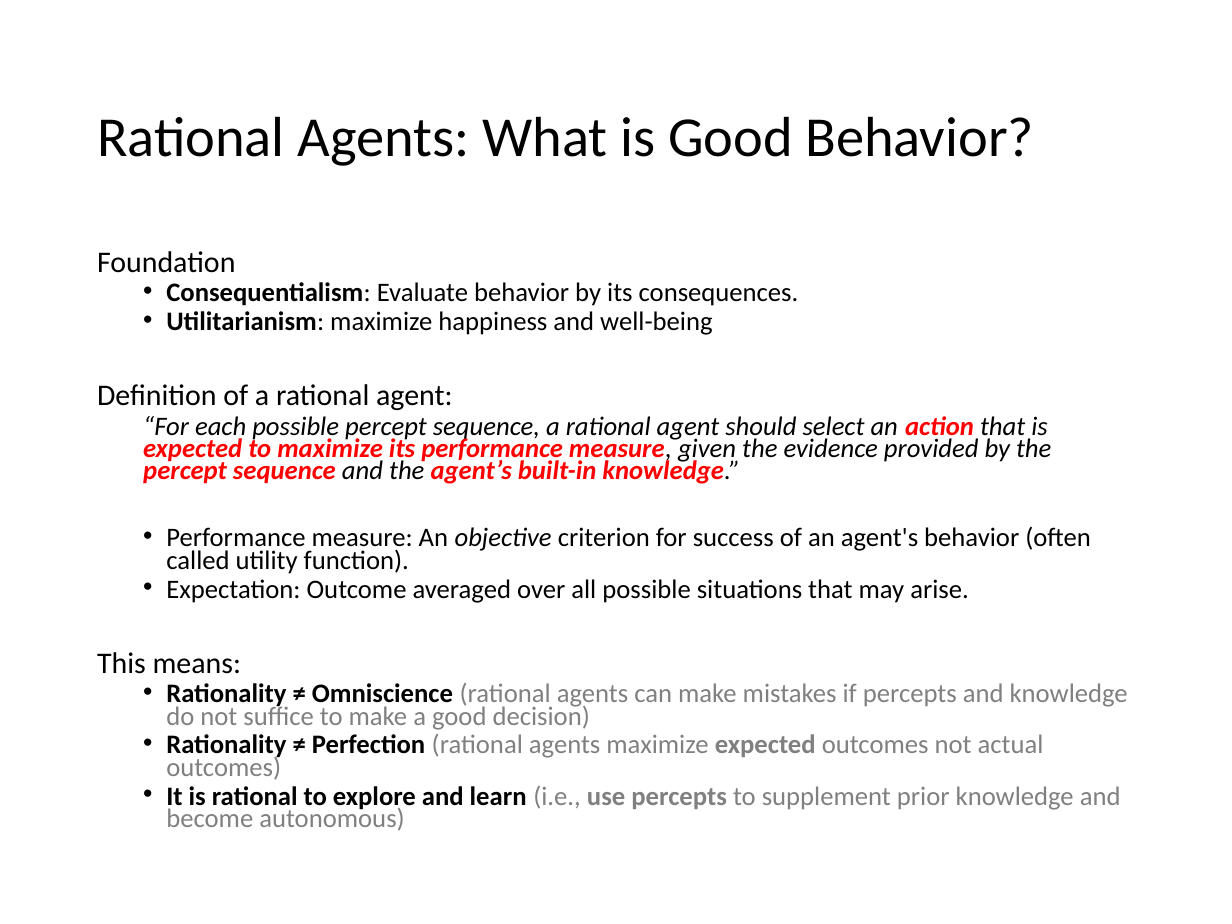
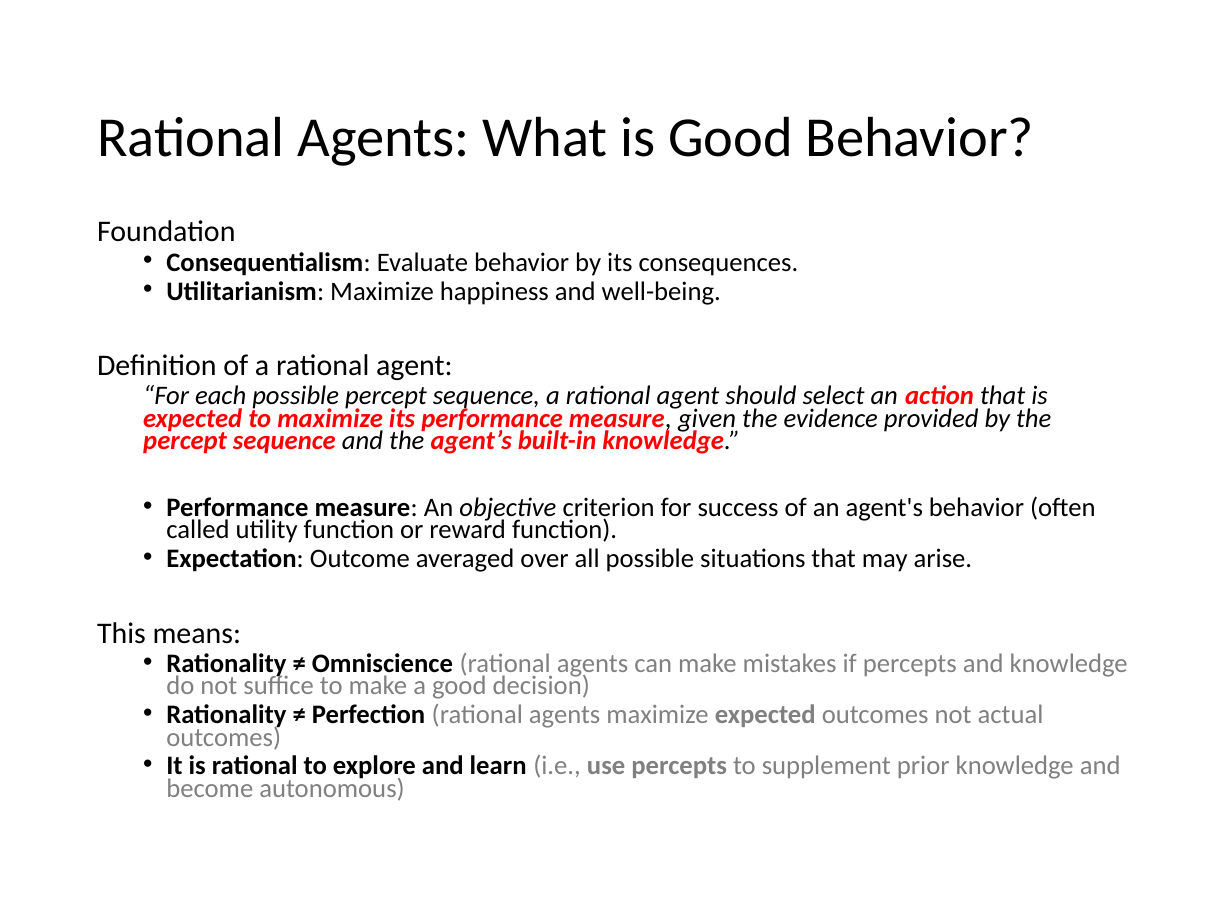
Before and after one commit to mhahsler/CS7320-AI, a slide deck: slide 8 of slides/02_agents.pptx. Drawn at 1232x924 pixels with LibreOffice and Linux fonts; fonts in the diff are those of the drawing. Boxes give left, top, right and bottom in pixels: in the first picture for what was removed or moved away, otherwise in the second. Text is boxed around its words. In the diff, an @@ line names an element or a change of style, - is before the commit and + after.

```diff
--- a/slides/02_agents.pptx
+++ b/slides/02_agents.pptx
@@ text "Foundation": place and size @@
-text "Foundation" at (97, 251, 1128, 830)
+text "Foundation" at (97, 220, 1128, 800)
@@ text at (166, 281, 721, 305): text changed @@
-  • Utilitarianism: maximize happiness and well-being
+  • Utilitarianism: Maximize happiness and well-being.
@@ text at (166, 496, 1096, 543): text changed @@
-  • Performance measure: An objective criterion for success of an agent's behavior (often called utility function).
+  • Performance measure: An objective criterion for success of an agent's behavior (often called utility function or reward function).
@@ text at (166, 548, 973, 572): bold on in "Expectation:" @@
```
Also in this commit, not shown: 10 other slides changed, 1 slide added, 2 other files.
